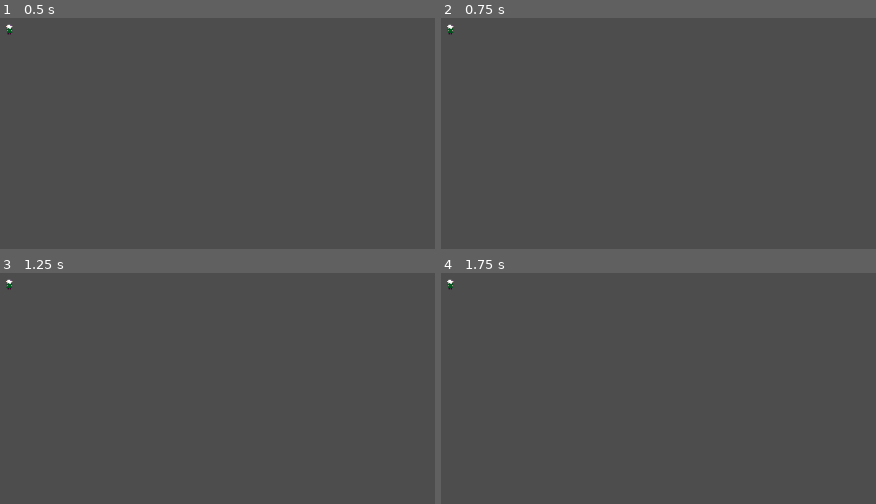
Above: before the commit, frames 1-4 (two rows, left to right).
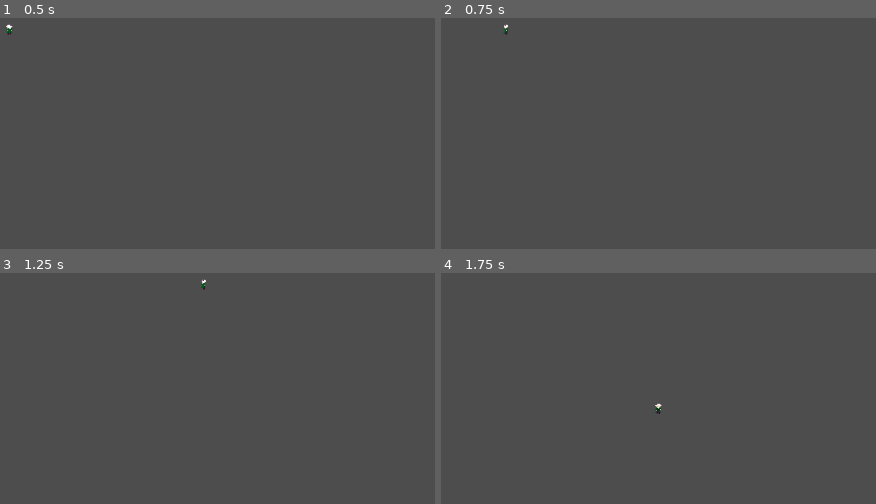
Above: after the commit, the same moments.

Repository: WolfCipher/Together
Game: Godot game, scene res://Scenes/test.tscn
Same seed, same stepped clock (60 frames per second), same inputs: the game is played once before the commit and once after it.
Inputs:
- Up to frame 1 (0.5 s): no input
- Up to frame 2 (0.75 s): tap Enter at 0.5 s; hold D (e_right, bound only after the commit) from 0.53 s (still down)
- Up to frame 3 (1.25 s): keep holding D (e_right, bound only after the commit)
- Up to frame 4 (1.75 s): tap Space at 1.25 s; release D (e_right, bound only after the commit) at 1.28 s; hold S (e_down, bound only after the commit) from 1.28 s (still down)

Frame 1 is identical in both runs. In frame 2, less than 0.1% of the frame differs, in the area x 1-16%, y 2-8%; in frame 3, less than 0.1%; in frame 4, 0.1%, in the area x 1-51%, y 2-62%.

Commit message:
Initial Elvyria Movement and Animation Switch

Diff:
--- a/Entities/Player/player.gd
+++ b/Entities/Player/player.gd
@@ -1,10 +1,35 @@
 extends AnimatedSprite2D
 
 @onready var root: Node2D = $".."
+@export var speed = 400
 
 func _ready() -> void:
 	self.play()
 
 # Called every frame. 'delta' is the elapsed time since the previous frame.
-#func _process(delta: float) -> void:
-#	pass
+func _process(delta: float) -> void:
+	# Get movement direction from WASD
+	var dir := Input.get_vector("e_left", "e_right", "e_up", "e_down")
+
+	# Move the sprite
+	position += dir * speed * delta
+
+	# Handle animations
+	if dir == Vector2.ZERO:
+		animation = "idle"
+		play()
+		return
+
+	# Determine animation based on direction
+	if abs(dir.x) > abs(dir.y):
+		if dir.x > 0:
+			animation = "right"
+		else:
+			animation = "left"
+	else:
+		if dir.y > 0:
+			animation = "down"
+		else:
+			animation = "up"
+
+	play()
--- a/Scenes/test.tscn
+++ b/Scenes/test.tscn
@@ -2,18 +2,89 @@
 
 [ext_resource type="Texture2D" uid="uid://dhirvwl72cxpc" path="res://Entities/Player/Elvyria/Elvyria_Back_Idle/Elvyria_Back_Idle0.png" id="1_2cgwh"]
 [ext_resource type="Script" uid="uid://dfgmmjdh15t7o" path="res://Entities/Player/player.gd" id="1_lc1oi"]
+[ext_resource type="Texture2D" uid="uid://b6omy5btsruuk" path="res://Entities/Player/Elvyria/Elvyria_Front_Walk/Elvyria_Front_Walk00.png" id="1_vbh6s"]
+[ext_resource type="Texture2D" uid="uid://m35xgyehnect" path="res://Entities/Player/Elvyria/Elvyria_Front_Walk/Elvyria_Front_Walk01.png" id="2_7wv1b"]
 [ext_resource type="Texture2D" uid="uid://cwpbi5ki3aqij" path="res://Entities/Player/Elvyria/Elvyria_Back_Idle/Elvyria_Back_Idle1.png" id="2_iaow0"]
+[ext_resource type="Texture2D" uid="uid://upigrthesbua" path="res://Entities/Player/Elvyria/Elvyria_Front_Walk/Elvyria_Front_Walk02.png" id="3_klam7"]
 [ext_resource type="Texture2D" uid="uid://dfemixvs12t8j" path="res://Entities/Player/Elvyria/Elvyria_Back_Idle/Elvyria_Back_Idle2.png" id="3_qpfo2"]
+[ext_resource type="Texture2D" uid="uid://771c7refjrd2" path="res://Entities/Player/Elvyria/Elvyria_Front_Walk/Elvyria_Front_Walk03.png" id="4_qs4hy"]
 [ext_resource type="Texture2D" uid="uid://d1b7mqnswhkck" path="res://Entities/Player/Elvyria/Elvyria_Back_Idle/Elvyria_Back_Idle3.png" id="4_yb21e"]
+[ext_resource type="Texture2D" uid="uid://xhy7bgpjf0kk" path="res://Entities/Player/Elvyria/Elvyria_Front_Walk/Elvyria_Front_Walk04.png" id="5_3tq4f"]
 [ext_resource type="Texture2D" uid="uid://bnr56iailw7td" path="res://Entities/Player/Elvyria/Elvyria_Back_Idle/Elvyria_Back_Idle4.png" id="5_aees8"]
 [ext_resource type="Texture2D" uid="uid://b31l713sybxcd" path="res://Entities/Player/Elvyria/Elvyria_Back_Idle/Elvyria_Back_Idle5.png" id="6_mie3u"]
+[ext_resource type="Texture2D" uid="uid://dcdcimpjhtvqg" path="res://Entities/Player/Elvyria/Elvyria_Front_Walk/Elvyria_Front_Walk05.png" id="6_ud6rk"]
 [ext_resource type="Texture2D" uid="uid://ckodod8gr3itq" path="res://Entities/Player/Elvyria/Elvyria_Back_Idle/Elvyria_Back_Idle6.png" id="7_0qy5o"]
+[ext_resource type="Texture2D" uid="uid://bi2n7gvfyfo7d" path="res://Entities/Player/Elvyria/Elvyria_Front_Walk/Elvyria_Front_Walk06.png" id="7_epukl"]
 [ext_resource type="Texture2D" uid="uid://kljrhhcsqa1x" path="res://Entities/Player/Elvyria/Elvyria_Back_Idle/Elvyria_Back_Idle7.png" id="8_7nf3m"]
+[ext_resource type="Texture2D" uid="uid://ck84rxyo03m0g" path="res://Entities/Player/Elvyria/Elvyria_Front_Walk/Elvyria_Front_Walk07.png" id="8_bg5m0"]
+[ext_resource type="Texture2D" uid="uid://boiioxfixj6q2" path="res://Entities/Player/Elvyria/Elvyria_Right_Idle/Elvyria_Right_Idle0.png" id="9_2ocox"]
+[ext_resource type="Texture2D" uid="uid://ya1x62vnb3jh" path="res://Entities/Player/Elvyria/Elvyria_Front_Walk/Elvyria_Front_Walk08.png" id="9_17bvh"]
+[ext_resource type="Texture2D" uid="uid://blguvuqt60h4x" path="res://Entities/Player/Elvyria/Elvyria_Left_Idle/Elvyria_Left_Idle0.png" id="9_rhq6j"]
+[ext_resource type="Texture2D" uid="uid://jeakv3kggry7" path="res://Entities/Player/Elvyria/Elvyria_Front_Walk/Elvyria_Front_Walk09.png" id="10_5ch40"]
+[ext_resource type="Texture2D" uid="uid://c2dbny8dek7ao" path="res://Entities/Player/Elvyria/Elvyria_Right_Idle/Elvyria_Right_Idle1.png" id="10_kuf18"]
+[ext_resource type="Texture2D" uid="uid://ypwt0sh13epx" path="res://Entities/Player/Elvyria/Elvyria_Left_Idle/Elvyria_Left_Idle1.png" id="10_pgu05"]
+[ext_resource type="Texture2D" uid="uid://ijeig6mswelt" path="res://Entities/Player/Elvyria/Elvyria_Left_Idle/Elvyria_Left_Idle2.png" id="11_3nkef"]
+[ext_resource type="Texture2D" uid="uid://dqbc4ch83g0mm" path="res://Entities/Player/Elvyria/Elvyria_Right_Idle/Elvyria_Right_Idle2.png" id="11_q8sys"]
+[ext_resource type="Texture2D" uid="uid://tpl3x23tnubw" path="res://Entities/Player/Elvyria/Elvyria_Right_Idle/Elvyria_Right_Idle3.png" id="12_n0wup"]
+[ext_resource type="Texture2D" uid="uid://5wlr27irm7c" path="res://Entities/Player/Elvyria/Elvyria_Left_Idle/Elvyria_Left_Idle3.png" id="12_vpf1r"]
+[ext_resource type="Texture2D" uid="uid://dto4fx3io7qmy" path="res://Entities/Player/Elvyria/Elvyria_Left_Idle/Elvyria_Left_Idle4.png" id="13_m64o6"]
+[ext_resource type="Texture2D" uid="uid://rg0e168iwyyp" path="res://Entities/Player/Elvyria/Elvyria_Right_Idle/Elvyria_Right_Idle4.png" id="13_wojap"]
+[ext_resource type="Texture2D" uid="uid://vbvoruytv4iy" path="res://Entities/Player/Elvyria/Elvyria_Left_Idle/Elvyria_Left_Idle5.png" id="14_55gk5"]
+[ext_resource type="Texture2D" uid="uid://dt62y112mgror" path="res://Entities/Player/Elvyria/Elvyria_Right_Idle/Elvyria_Right_Idle5.png" id="14_copon"]
+[ext_resource type="Texture2D" uid="uid://q5xdevum6h2d" path="res://Entities/Player/Elvyria/Elvyria_Left_Idle/Elvyria_Left_Idle6.png" id="15_dnpbo"]
+[ext_resource type="Texture2D" uid="uid://bnnl1m8g2kqgq" path="res://Entities/Player/Elvyria/Elvyria_Right_Idle/Elvyria_Right_Idle6.png" id="15_wjyqs"]
+[ext_resource type="Texture2D" uid="uid://blyyb4a4f4tfe" path="res://Entities/Player/Elvyria/Elvyria_Right_Idle/Elvyria_Right_Idle7.png" id="16_kxtw2"]
+[ext_resource type="Texture2D" uid="uid://cmc8ahq1npp20" path="res://Entities/Player/Elvyria/Elvyria_Left_Idle/Elvyria_Left_Idle7.png" id="16_pkh07"]
+[ext_resource type="Texture2D" uid="uid://bbxi0lesfigah" path="res://Entities/Player/Elvyria/Elvyria_Back_Walk/Elvyria_Back_Walk00.png" id="35_hqbdk"]
+[ext_resource type="Texture2D" uid="uid://4gve286rnh7i" path="res://Entities/Player/Elvyria/Elvyria_Back_Walk/Elvyria_Back_Walk01.png" id="36_mgie7"]
+[ext_resource type="Texture2D" uid="uid://dxmr5yllrbtcy" path="res://Entities/Player/Elvyria/Elvyria_Back_Walk/Elvyria_Back_Walk02.png" id="37_iykje"]
+[ext_resource type="Texture2D" uid="uid://573nhieq3ylc" path="res://Entities/Player/Elvyria/Elvyria_Back_Walk/Elvyria_Back_Walk03.png" id="38_duwi1"]
+[ext_resource type="Texture2D" uid="uid://mjjkbtkyh0o5" path="res://Entities/Player/Elvyria/Elvyria_Back_Walk/Elvyria_Back_Walk04.png" id="39_avh4v"]
+[ext_resource type="Texture2D" uid="uid://6bcv1ymq1mua" path="res://Entities/Player/Elvyria/Elvyria_Back_Walk/Elvyria_Back_Walk05.png" id="40_gjvbe"]
+[ext_resource type="Texture2D" uid="uid://o32hhgvcdgaf" path="res://Entities/Player/Elvyria/Elvyria_Back_Walk/Elvyria_Back_Walk06.png" id="41_0014c"]
+[ext_resource type="Texture2D" uid="uid://blvmjivwtd7hc" path="res://Entities/Player/Elvyria/Elvyria_Back_Walk/Elvyria_Back_Walk07.png" id="42_xyxnv"]
+[ext_resource type="Texture2D" uid="uid://bibhx4g3fy86o" path="res://Entities/Player/Elvyria/Elvyria_Back_Walk/Elvyria_Back_Walk08.png" id="43_ysmh5"]
+[ext_resource type="Texture2D" uid="uid://dhg2v2ks78i4a" path="res://Entities/Player/Elvyria/Elvyria_Back_Walk/Elvyria_Back_Walk09.png" id="44_e3rva"]
 
 [sub_resource type="SpriteFrames" id="SpriteFrames_8od7v"]
 animations = [{
 "frames": [{
 "duration": 1.0,
+"texture": ExtResource("1_vbh6s")
+}, {
+"duration": 1.0,
+"texture": ExtResource("2_7wv1b")
+}, {
+"duration": 1.0,
+"texture": ExtResource("3_klam7")
+}, {
+"duration": 1.0,
+"texture": ExtResource("4_qs4hy")
+}, {
+"duration": 1.0,
+"texture": ExtResource("5_3tq4f")
+}, {
+"duration": 1.0,
+"texture": ExtResource("6_ud6rk")
+}, {
+"duration": 1.0,
+"texture": ExtResource("7_epukl")
+}, {
+"duration": 1.0,
+"texture": ExtResource("8_bg5m0")
+}, {
+"duration": 1.0,
+"texture": ExtResource("9_17bvh")
+}, {
+"duration": 1.0,
+"texture": ExtResource("10_5ch40")
+}],
+"loop": true,
+"name": &"down",
+"speed": 5.0
+}, {
+"frames": [{
+"duration": 1.0,
 "texture": ExtResource("1_2cgwh")
 }, {
 "duration": 1.0,
@@ -38,7 +109,100 @@
 "texture": ExtResource("8_7nf3m")
 }],
 "loop": true,
-"name": &"default",
+"name": &"idle",
+"speed": 5.0
+}, {
+"frames": [{
+"duration": 1.0,
+"texture": ExtResource("9_rhq6j")
+}, {
+"duration": 1.0,
+"texture": ExtResource("10_pgu05")
+}, {
+"duration": 1.0,
+"texture": ExtResource("11_3nkef")
+}, {
+"duration": 1.0,
+"texture": ExtResource("12_vpf1r")
+}, {
+"duration": 1.0,
+"texture": ExtResource("13_m64o6")
+}, {
+"duration": 1.0,
+"texture": ExtResource("14_55gk5")
+}, {
+"duration": 1.0,
+"texture": ExtResource("15_dnpbo")
+}, {
+"duration": 1.0,
+"texture": ExtResource("16_pkh07")
+}],
+"loop": true,
+"name": &"left",
+"speed": 5.0
+}, {
+"frames": [{
+"duration": 1.0,
+"texture": ExtResource("9_2ocox")
+}, {
+"duration": 1.0,
+"texture": ExtResource("10_kuf18")
+}, {
+"duration": 1.0,
+"texture": ExtResource("11_q8sys")
+}, {
+"duration": 1.0,
+"texture": ExtResource("12_n0wup")
+}, {
+"duration": 1.0,
+"texture": ExtResource("13_wojap")
+}, {
+"duration": 1.0,
+"texture": ExtResource("14_copon")
+}, {
+"duration": 1.0,
+"texture": ExtResource("15_wjyqs")
+}, {
+"duration": 1.0,
+"texture": ExtResource("16_kxtw2")
+}],
+"loop": true,
+"name": &"right",
+"speed": 5.0
+}, {
+"frames": [{
+"duration": 1.0,
+"texture": ExtResource("35_hqbdk")
+}, {
+"duration": 1.0,
+"texture": ExtResource("36_mgie7")
+}, {
+"duration": 1.0,
+"texture": ExtResource("37_iykje")
+}, {
+"duration": 1.0,
+"texture": ExtResource("38_duwi1")
+}, {
+"duration": 1.0,
+"texture": ExtResource("39_avh4v")
+}, {
+"duration": 1.0,
+"texture": ExtResource("40_gjvbe")
+}, {
+"duration": 1.0,
+"texture": ExtResource("41_0014c")
+}, {
+"duration": 1.0,
+"texture": ExtResource("42_xyxnv")
+}, {
+"duration": 1.0,
+"texture": ExtResource("43_ysmh5")
+}, {
+"duration": 1.0,
+"texture": ExtResource("44_e3rva")
+}],
+"loop": true,
+"name": &"up",
 "speed": 5.0
 }]
 
@@ -47,4 +211,5 @@
 [node name="Elvyria" type="AnimatedSprite2D" parent="." unique_id=2106475365]
 position = Vector2(73, 47)
 sprite_frames = SubResource("SpriteFrames_8od7v")
+animation = &"down"
 script = ExtResource("1_lc1oi")
--- a/project.godot
+++ b/project.godot
@@ -24,6 +24,49 @@
 "res://Sound/": "blue"
 }
 
+[input]
+
+e_up={
+"deadzone": 0.2,
+"events": [Object(InputEventKey,"resource_local_to_scene":false,"resource_name":"","device":0,"window_id":0,"alt_pressed":false,"shift_pressed":false,"ctrl_pressed":false,"meta_pressed":false,"pressed":false,"keycode":0,"physical_keycode":87,"key_label":0,"unicode":0,"location":0,"echo":false,"script":null)
+]
+}
+e_down={
+"deadzone": 0.2,
+"events": [Object(InputEventKey,"resource_local_to_scene":false,"resource_name":"","device":-1,"window_id":0,"alt_pressed":false,"shift_pressed":false,"ctrl_pressed":false,"meta_pressed":false,"pressed":false,"keycode":0,"physical_keycode":83,"key_label":0,"unicode":115,"location":0,"echo":false,"script":null)
+]
+}
+e_left={
+"deadzone": 0.2,
+"events": [Object(InputEventKey,"resource_local_to_scene":false,"resource_name":"","device":-1,"window_id":0,"alt_pressed":false,"shift_pressed":false,"ctrl_pressed":false,"meta_pressed":false,"pressed":false,"keycode":0,"physical_keycode":65,"key_label":0,"unicode":97,"location":0,"echo":false,"script":null)
+]
+}
+e_right={
+"deadzone": 0.2,
+"events": [Object(InputEventKey,"resource_local_to_scene":false,"resource_name":"","device":-1,"window_id":0,"alt_pressed":false,"shift_pressed":false,"ctrl_pressed":false,"meta_pressed":false,"pressed":false,"keycode":0,"physical_keycode":68,"key_label":0,"unicode":100,"location":0,"echo":false,"script":null)
+]
+}
+r_up={
+"deadzone": 0.2,
+"events": [Object(InputEventKey,"resource_local_to_scene":false,"resource_name":"","device":-1,"window_id":0,"alt_pressed":false,"shift_pressed":false,"ctrl_pressed":false,"meta_pressed":false,"pressed":false,"keycode":0,"physical_keycode":4194320,"key_label":0,"unicode":0,"location":0,"echo":false,"script":null)
+]
+}
+r_down={
+"deadzone": 0.2,
+"events": [Object(InputEventKey,"resource_local_to_scene":false,"resource_name":"","device":-1,"window_id":0,"alt_pressed":false,"shift_pressed":false,"ctrl_pressed":false,"meta_pressed":false,"pressed":false,"keycode":0,"physical_keycode":4194322,"key_label":0,"unicode":0,"location":0,"echo":false,"script":null)
+]
+}
+r_left={
+"deadzone": 0.2,
+"events": [Object(InputEventKey,"resource_local_to_scene":false,"resource_name":"","device":-1,"window_id":0,"alt_pressed":false,"shift_pressed":false,"ctrl_pressed":false,"meta_pressed":false,"pressed":false,"keycode":0,"physical_keycode":4194319,"key_label":0,"unicode":0,"location":0,"echo":false,"script":null)
+]
+}
+r_right={
+"deadzone": 0.2,
+"events": [Object(InputEventKey,"resource_local_to_scene":false,"resource_name":"","device":-1,"window_id":0,"alt_pressed":false,"shift_pressed":false,"ctrl_pressed":false,"meta_pressed":false,"pressed":false,"keycode":0,"physical_keycode":4194321,"key_label":0,"unicode":0,"location":0,"echo":false,"script":null)
+]
+}
+
 [physics]
 
 3d/physics_engine="Jolt Physics"
